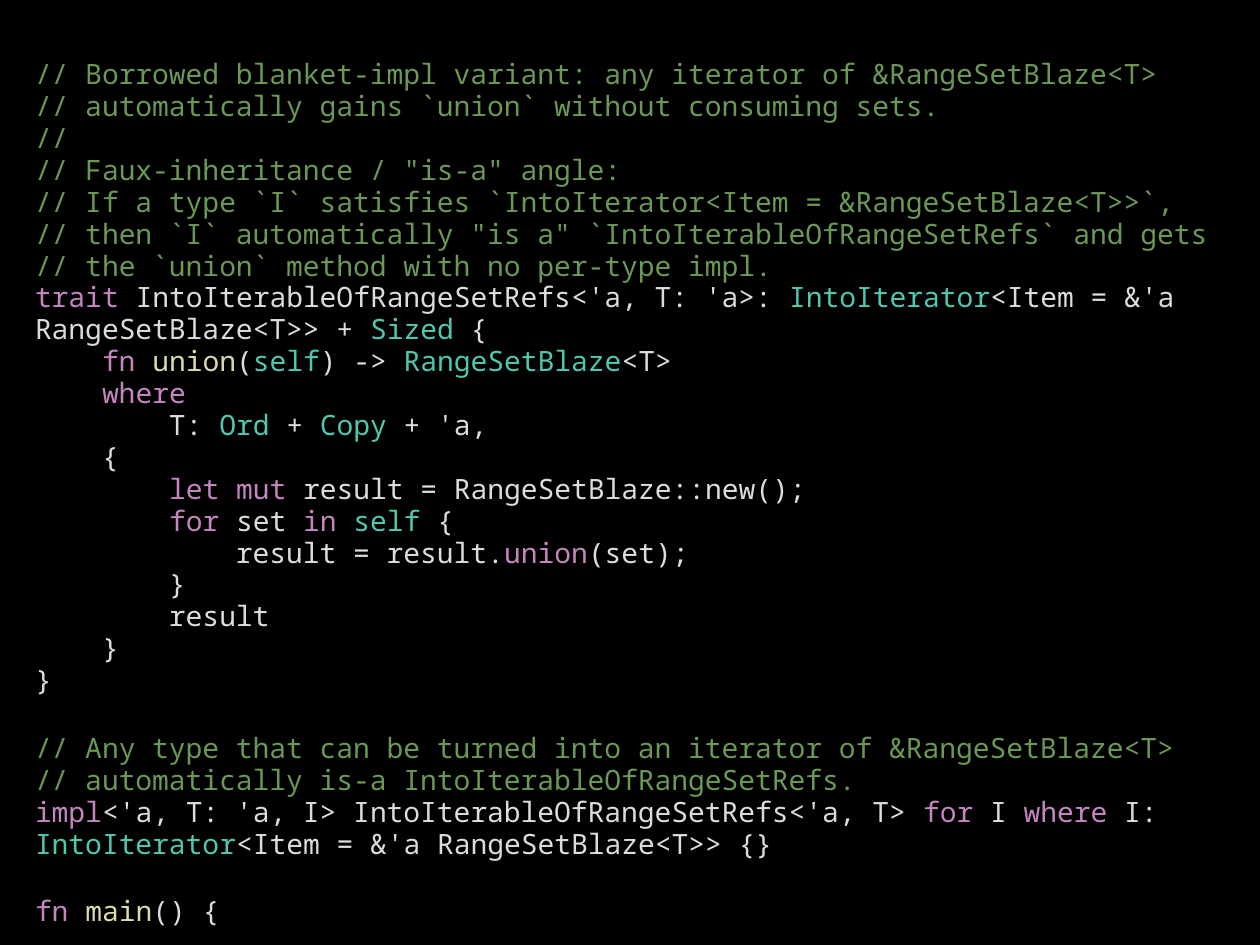
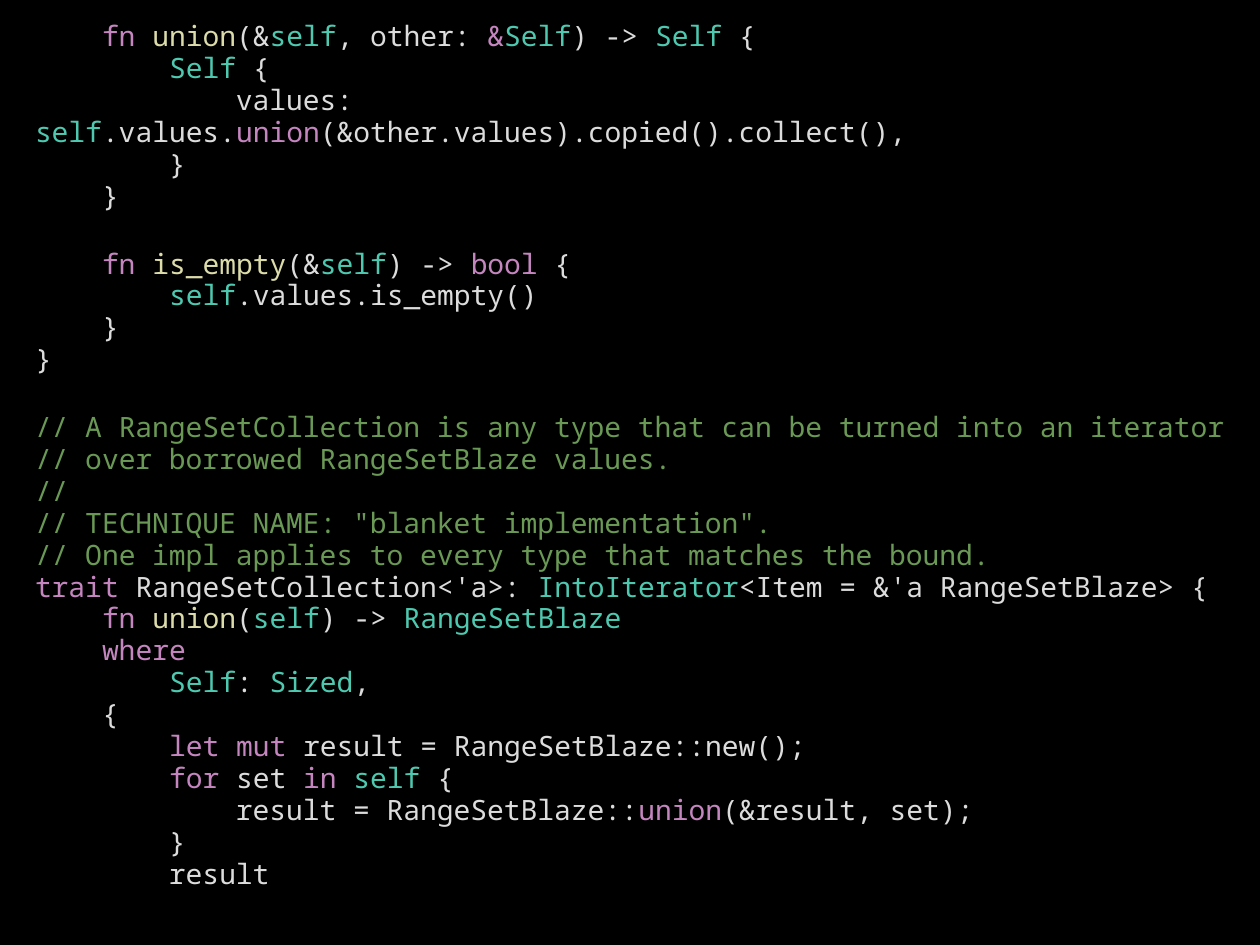
Before and after one commit to CarlKCarlK/inherit, a slide deck: slide 3 of docs/example3_walkthrough.pptx. Drawn at 1260x945 pixels with LibreOffice and Linux fonts; fonts in the diff are those of the drawing. Boxes give left, top, right and bottom in pixels: in the first picture for what was removed or moved away, otherwise in the second. Text is boxed around its words. In the diff, an @@ line names an element or a change of style, - is before the commit and + after.

```diff
--- a/docs/example3_walkthrough.pptx
+++ b/docs/example3_walkthrough.pptx
@@ text at <box>35,24,1224,476</box>: text changed @@
-// Borrowed blanket-impl variant: any iterator of &RangeSetBlaze<T>
-// automatically gains `union` without consuming sets.
+fn union(&self, other: &Self) -> Self {
+Self {
+values: self.values.union(&other.values).copied().collect(),
+}
+}
+fn is_empty(&self) -> bool {
+self.values.is_empty()
+}
+}
+// A RangeSetCollection is any type that can be turned into an iterator
+// over borrowed RangeSetBlaze values.
@@ text at <box>35,512,1175,635</box>: text changed @@
-// Faux-inheritance / "is-a" angle:
-// If a type `I` satisfies `IntoIterator<Item = &RangeSetBlaze<T>>`,
-// then `I` automatically "is a" `IntoIterableOfRangeSetRefs` and gets
-// the `union` method with no per-type impl.
-trait IntoIterableOfRangeSetRefs<'a, T: 'a>: IntoIterator<Item = &'a RangeSetBlaze<T>> + Sized {
-fn union(self) -> RangeSetBlaze<T>
+// TECHNIQUE NAME: "blanket implementation".
+// One impl applies to every type that matches the bound.
+trait RangeSetCollection<'a>: IntoIterator<Item = &'a RangeSetBlaze> {
+fn union(self) -> RangeSetBlaze
@@ text at <box>169,670,371,696</box>: text changed; text colour #DCDCDC to #4EC9B0 @@
-T: Ord + Copy + 'a,
+Self: Sized,
@@ text at <box>35,736,1174,926</box>: paragraphs removed @@
-}
-}
-// Any type that can be turned into an iterator of &RangeSetBlaze<T>
-// automatically is-a IntoIterableOfRangeSetRefs.
-impl<'a, T: 'a, I> IntoIterableOfRangeSetRefs<'a, T> for I where I: IntoIterator<Item = &'a RangeSetBlaze<T>> {}
-fn main() {
@@ text at <box>236,798,974,827</box>: text changed @@
-result = result.union(set);
+result = RangeSetBlaze::union(&result, set);
```
Also in this commit, not shown: 3 other slides changed, 13 other files.
